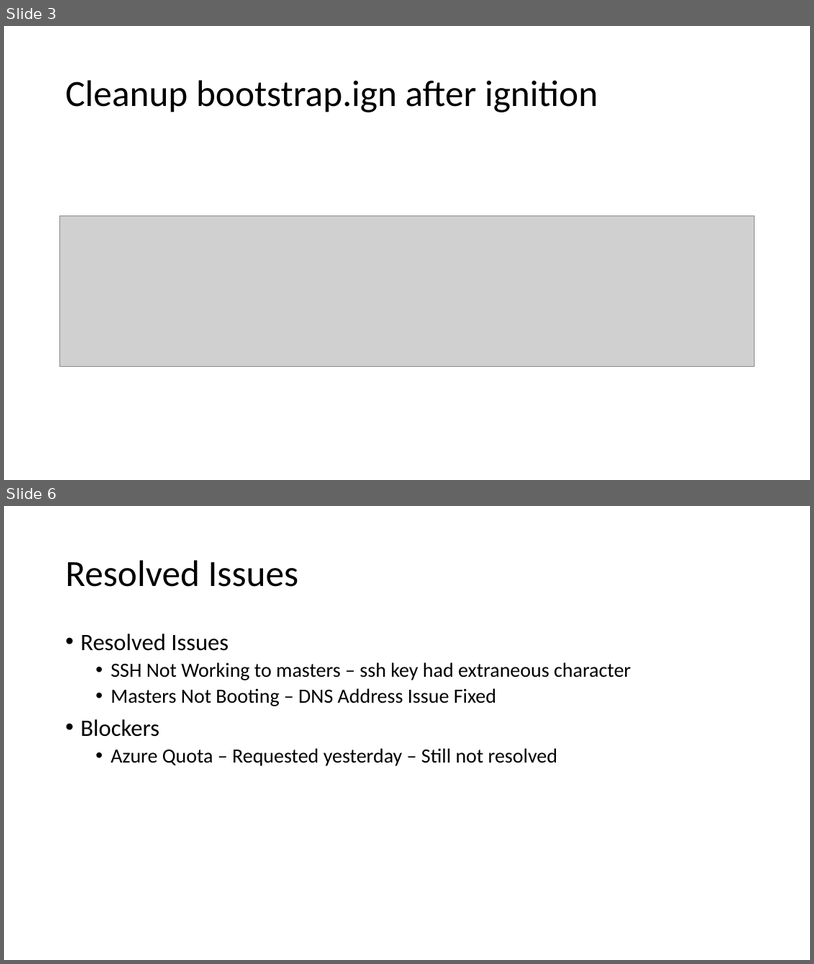
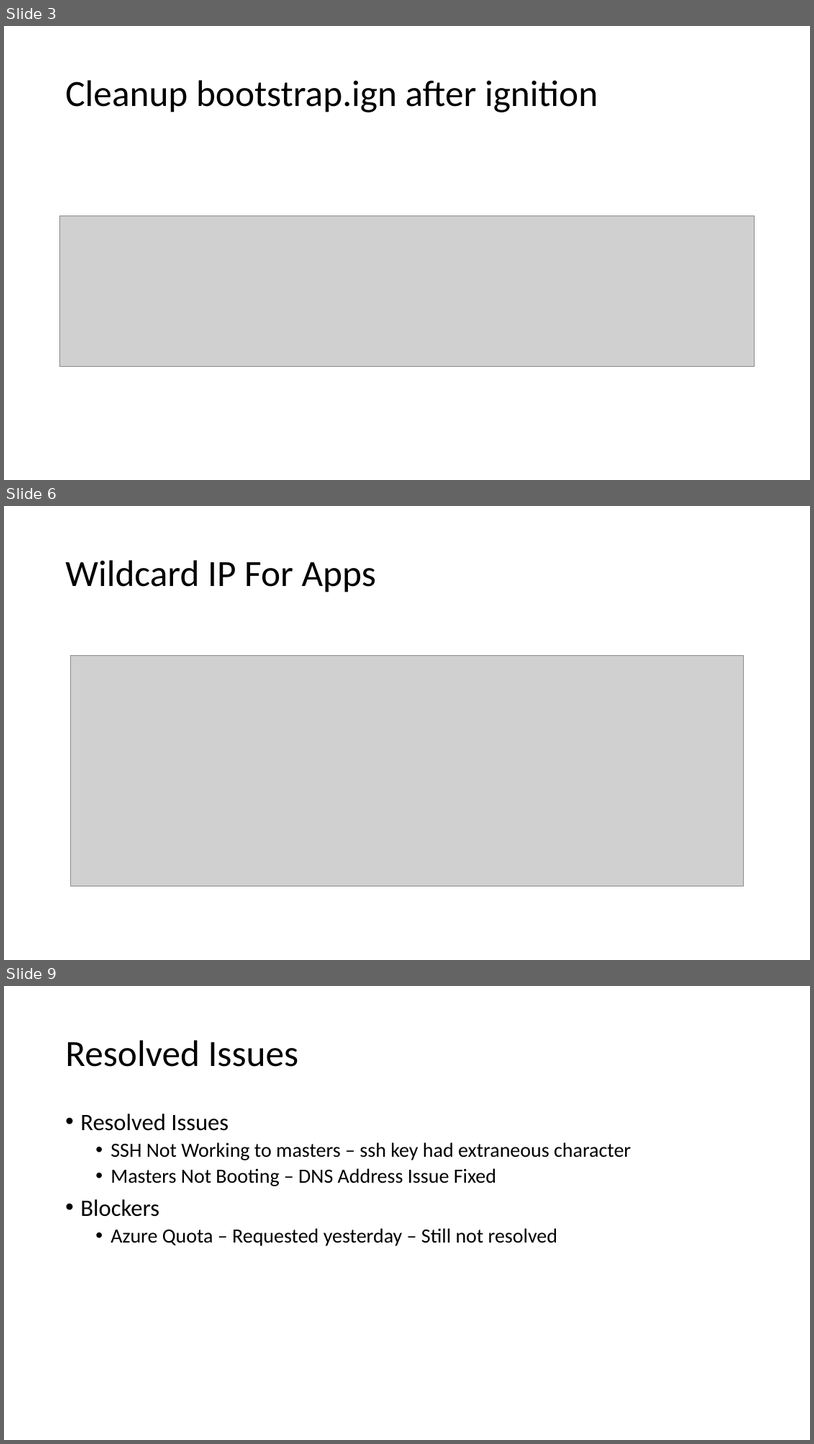
Before and after one commit to glennswest/ocpupi4azure, a slide deck: doc/azocpupidemo3.pptx. Shown one above the other, each under a label of ours: slides 3 and 6 before the commit, slides 3, 6 and 9 after it; the slides between them are not shown. The pictures are 814x964 and 814x1444 pixels, drawn with LibreOffice and Linux fonts; fonts in the diff are those of the drawing; grey boxes stand for pictures. Boxes give left, top, right and bottom in pixels: in the first picture for what was removed or moved away, otherwise in the second. Text is boxed around its words. In the diff, an @@ line names an element or a change of style, - is before the commit and + after.

```diff
--- a/doc/azocpupidemo3.pptx
+++ b/doc/azocpupidemo3.pptx
@@ slide 6 added at (4, 506, 810, 960), background #FFFFFF @@
@@ title added at (65, 560, 376, 592), 44 pt, text #000000 @@
+Wildcard IP For Apps
@@ picture added at (70, 656, 743, 886) @@
@@ what was slide 6 is now slide 9 @@
```
Also in this commit, not shown: 2 slides changed, 2 other slides added, 2 other files.
